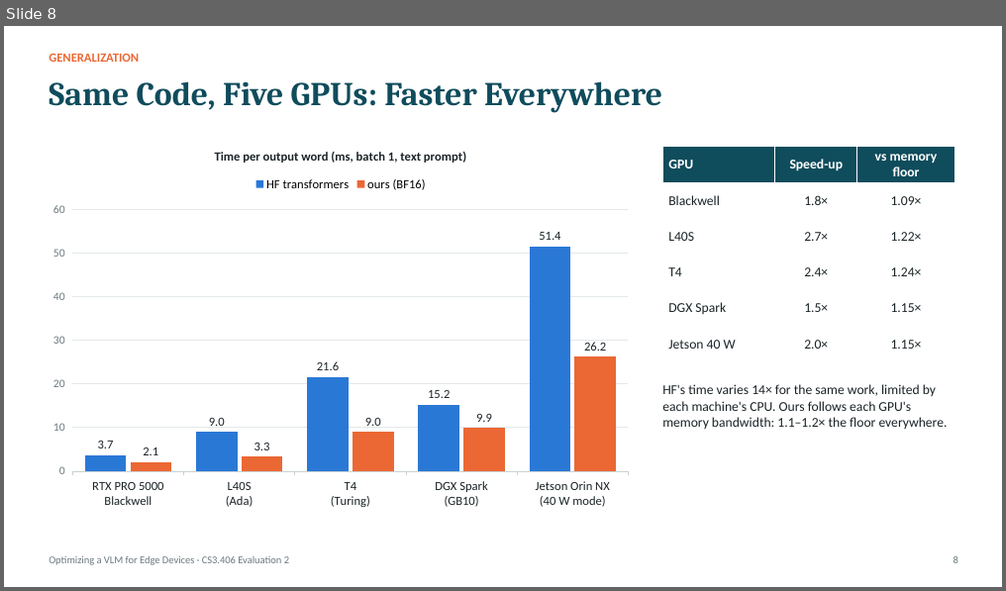
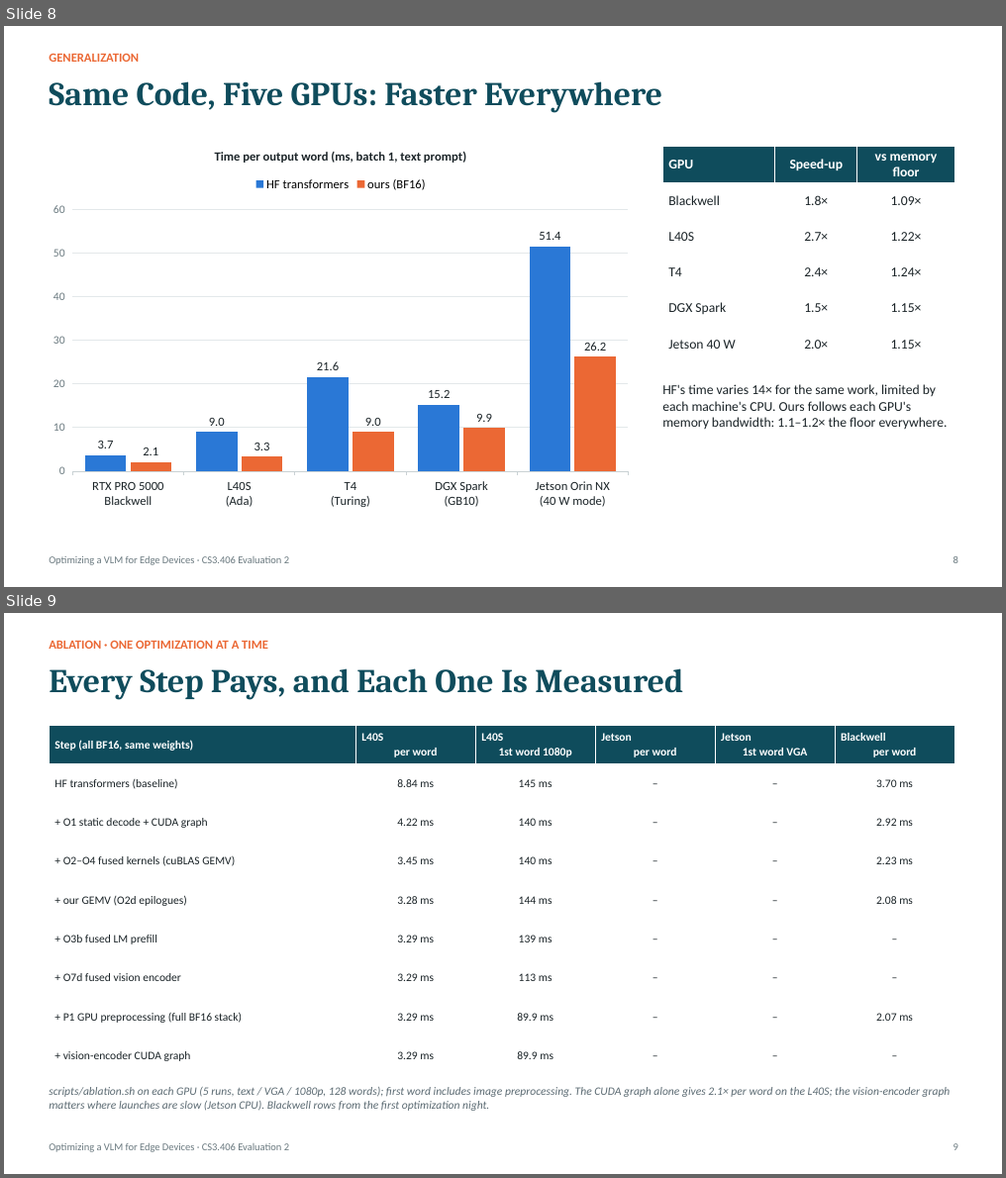
Before and after one commit to jainilbavishi24/LFM2.5-VL-Optimization, a slide deck: presentations/eval2/PAA_Eval2_Working_Prototype.pptx. Shown one above the other, each under a label of ours: slide 8 before the commit, slides 8 and 9 after it. The pictures are 1006x591 and 1006x1178 pixels, drawn with LibreOffice and Linux fonts; fonts in the diff are those of the drawing. Boxes give left, top, right and bottom in pixels: in the first picture for what was removed or moved away, otherwise in the second. Text is boxed around its words. In the diff, an @@ line names an element or a change of style, - is before the commit and + after.

Commit message:
deck: ablation slide

```diff
--- a/presentations/eval2/PAA_Eval2_Working_Prototype.pptx
+++ b/presentations/eval2/PAA_Eval2_Working_Prototype.pptx
@@ slide 9 added at bbox=[4, 613, 1002, 1174], background #FFFFFF @@
@@ text added at bbox=[49, 640, 268, 649], 12 pt, text #EB6834, bold @@
+ABLATION · ONE OPTIMIZATION AT A TIME
@@ text added at bbox=[49, 668, 683, 700], 32 pt, text #0F4C5C, bold @@
+Every Step Pays, and Each One Is Measured
@@ table added at bbox=[49, 725, 954, 1075], 9 rows, 6 columns @@
+Step (all BF16, same weights) | L40S per word | L40S 1st word 1080p | Jetson per word | Jetson 1st word VGA | Blackwell per word
+HF transformers (baseline) | 8.84 ms | 145 ms | – | – | 3.70 ms
++ O1 static decode + CUDA graph | 4.22 ms | 140 ms | – | – | 2.92 ms
++ O2–O4 fused kernels (cuBLAS GEMV) | 3.45 ms | 140 ms | – | – | 2.23 ms
++ our GEMV (O2d epilogues) | 3.28 ms | 144 ms | – | – | 2.08 ms
++ O3b fused LM prefill | 3.29 ms | 139 ms | – | – | –
++ O7d fused vision encoder | 3.29 ms | 113 ms | – | – | –
++ P1 GPU preprocessing (full BF16 stack) | 3.29 ms | 89.9 ms | – | – | 2.07 ms
++ vision-encoder CUDA graph | 3.29 ms | 89.9 ms | – | – | –
@@ text added at bbox=[49, 1087, 950, 1111], 11 pt, text #5C6B73, italic @@
+scripts/ablation.sh on each GPU (5 runs, text / VGA / 1080p, 128 words); first word includes image preprocessing. The CUDA graph alone gives 2.1× per word on the L40S; the vision-encoder graph matters where launches are slow (Jetson CPU). Blackwell rows from the first optimization night.
@@ text added at bbox=[49, 1144, 289, 1153], 10 pt, text #6B7A80 @@
+Optimizing a VLM for Edge Devices · CS3.406 Evaluation 2
@@ text added at bbox=[953, 1144, 958, 1151], 10 pt, text #6B7A80 @@
+9
```
Also in this commit, not shown: 5 slides changed, 1 other file.
